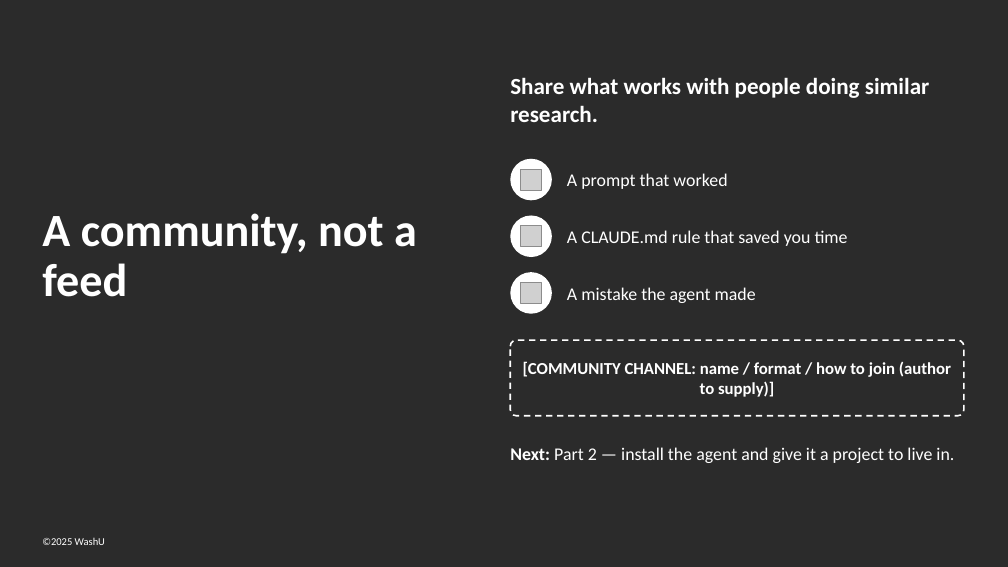
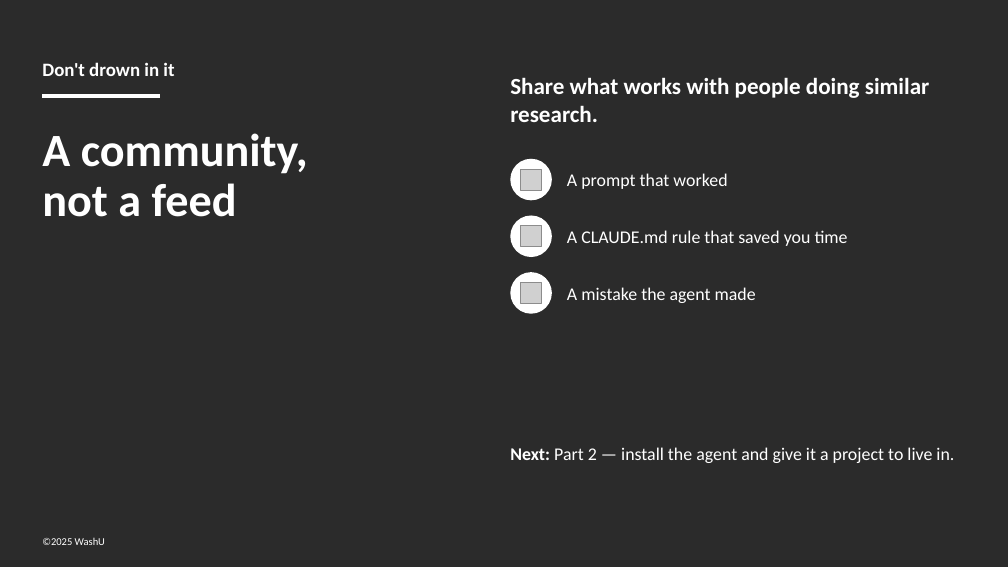
Before and after one commit to YungChun0303/ai_workshop_edu, a slide deck: slide 16 of part1_ai_landscape/slides/part1_ai_landscape.pptx (slide 14 before the commit). Drawn at 1008x567 pixels with LibreOffice and Linux fonts; fonts in the diff are those of the drawing; grey boxes stand for pictures; background and template pictures are left out; a plain dark background stands for a picture behind light text. Boxes give left, top, right and bottom in pixels: in the first picture for what was removed or moved away, otherwise in the second. Text is boxed around its words. In the diff, an @@ line names an element or a change of style, - is before the commit and + after.

```diff
--- a/part1_ai_landscape/slides/part1_ai_landscape.pptx
+++ b/part1_ai_landscape/slides/part1_ai_landscape.pptx
@@ text added at bbox=[42, 62, 174, 76], 18 pt, text #FFFFFF, bold @@
+Don't drown in it
@@ line added from (42, 96) to (160, 96), #FFFFFF 4.5 pt @@
@@ text "A community, not a feed" rewrapped from bbox=[42, 213, 417, 297] to bbox=[42, 133, 308, 217] @@
@@ rounded rectangle removed at bbox=[510, 340, 964, 416] @@
@@ text removed at bbox=[523, 361, 951, 397] @@
-[COMMUNITY CHANNEL: name / format / how to join (author to supply)]
```
Also in this commit, not shown: 6 other slides changed, 3 slides added, 1 slide removed, 3 other files.
